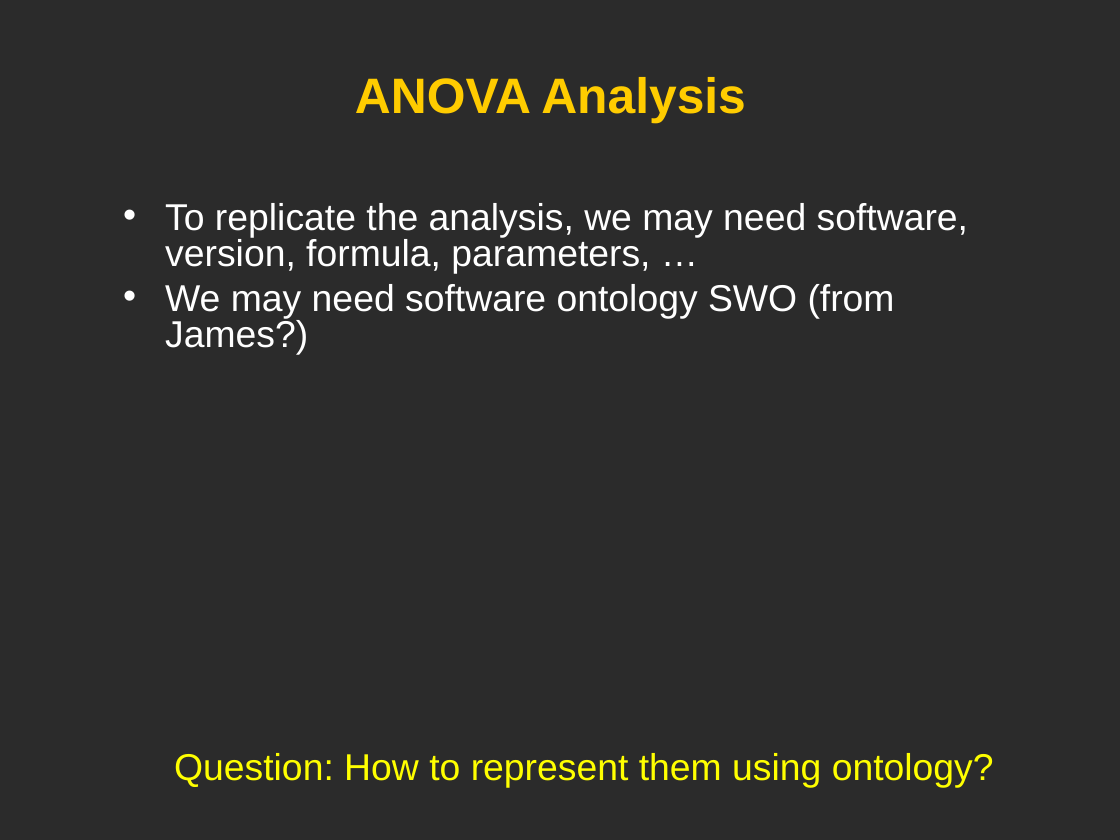
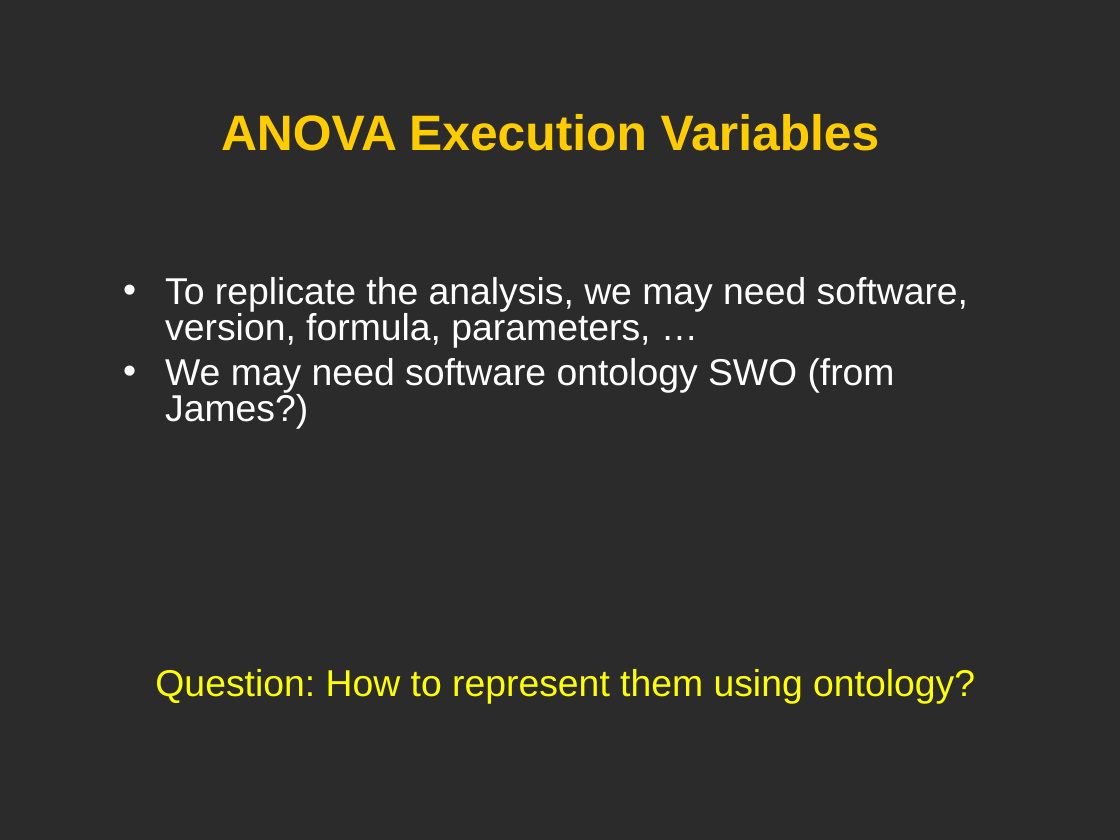
Before and after one commit to obi-ontology/obi-legacy-svn, a slide deck: slide 20 of trunk/docs/developer/use cases/Vaccine_usercase_Vancouver2010.ppt (slide 19 before the commit). Drawn at 1120x840 pixels with LibreOffice and Linux fonts; fonts in the diff are those of the drawing; background and template pictures are left out; a plain dark background stands for a picture behind light text. Boxes give left, top, right and bottom in pixels: in the first picture for what was removed or moved away, otherwise in the second. Text is boxed around its words. In the diff, an @@ line names an element or a change of style, - is before the commit and + after.

```diff
--- a/trunk/docs/developer/use cases/Vaccine_usercase_Vancouver2010.ppt
+++ b/trunk/docs/developer/use cases/Vaccine_usercase_Vancouver2010.ppt
@@ title at <box>221,114,880,151</box>: text changed @@
-ANOVA Analysis
+ANOVA Execution Variables
@@ text "To replicate the analysis, we ...": place and size @@
-text "To replicate the analysis, we ..." at <box>165,203,968,354</box>
+text "To replicate the analysis, we ..." at <box>165,277,968,429</box>
@@ text "Question: How to represent them ...": place and size @@
-text "Question: How to represent them ..." at <box>174,753,994,788</box>
+text "Question: How to represent them ..." at <box>155,669,975,704</box>
```
Also in this commit, not shown: 11 other slides changed.
